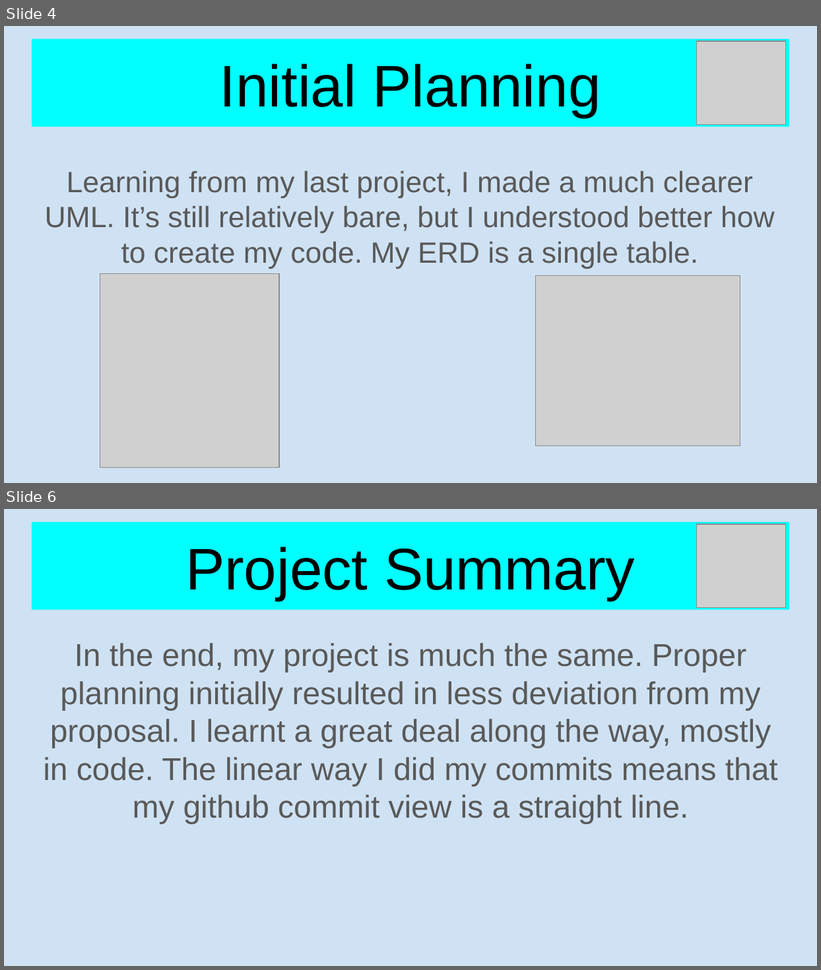
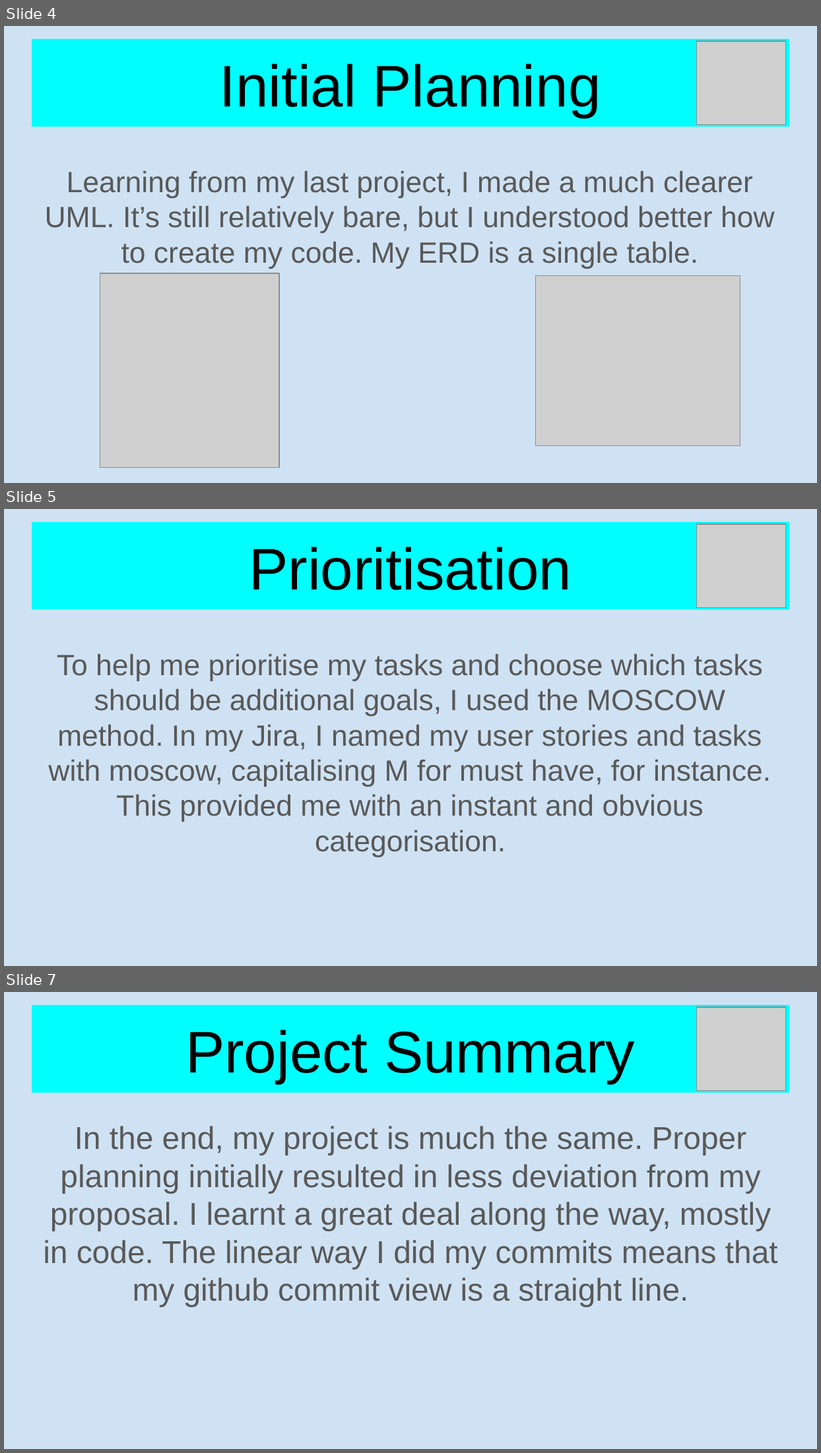
Before and after one commit to Rowanas/W8PRRecipeProject, a slide deck: Supporting Documentation/W8PR Presentation.pptx. Shown one above the other, each under a label of ours: slides 4 and 6 before the commit, slides 4, 5 and 7 after it; the slides between them are not shown. The pictures are 821x970 and 821x1453 pixels, drawn with LibreOffice and Linux fonts; fonts in the diff are those of the drawing; grey boxes stand for pictures. Boxes give left, top, right and bottom in pixels: in the first picture for what was removed or moved away, otherwise in the second. Text is boxed around its words. In the diff, an @@ line names an element or a change of style, - is before the commit and + after.

```diff
--- a/Supporting Documentation/W8PR Presentation.pptx
+++ b/Supporting Documentation/W8PR Presentation.pptx
@@ slide 5 added at <box>4,509,817,966</box>, background #CFE2F3 @@
@@ rectangle added at <box>32,522,789,610</box>, fill #00FFFF, 52 pt, text #000000 @@
+Prioritisation
@@ picture added at <box>697,524,786,608</box> @@
@@ text added at <box>48,654,771,857</box>, 26 pt, text #595959 @@
+To help me prioritise my tasks and choose which tasks should be additional goals, I used the MOSCOW method. In my Jira, I named my user stories and tasks with moscow, capitalising M for must have, for instance. This provided me with an instant and obvious categorisation.
@@ what was slide 6 is now slide 7 @@
```
Also in this commit, not shown: 1 slide changed, 4 other files.
